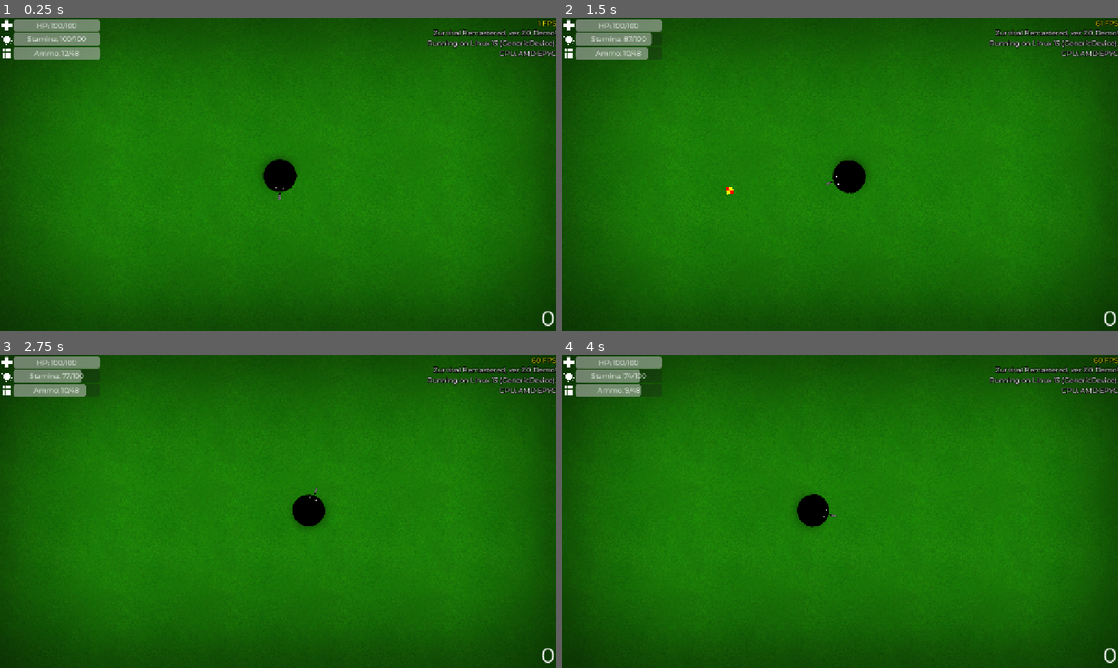
Above: before the commit, frames 1-4 (two rows, left to right).
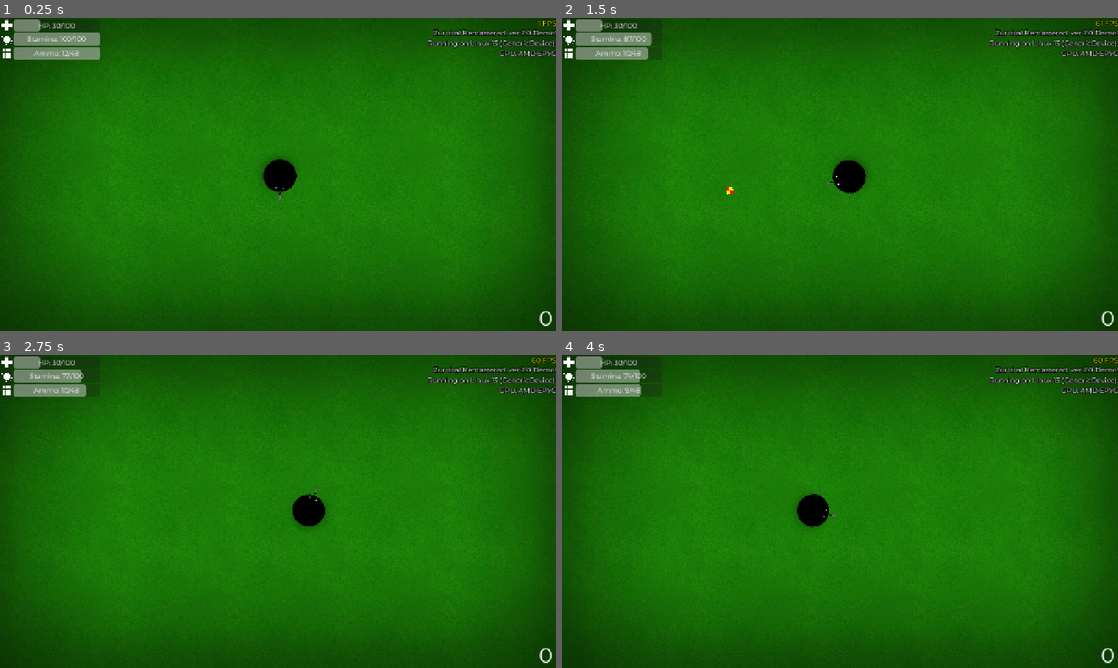
Above: after the commit, the same moments.

Repository: klodskateam/zurvival-remastered
Game: Godot game, scene res://game.tscn
The game is run twice, just before and just after one commit, with the same random seed, the same clock (stepped at 60 frames per second) and the same inputs. This scene is started directly instead of the project's main scene.
Inputs (mouse positions are in pixels of both pictures, inside the frame that each line leads up to):
- Up to frame 1 (0.25 s): no input
- Up to frame 2 (1.5 s): move the mouse to (962, 158) at 0.52 s; hold D (right) 0.53-1.25 s; hold Shift (run) 0.53-1.25 s; click (962, 158) at 0.67 s; drag from (728, 190) to (812, 237) at 1.27 s
- Up to frame 3 (2.75 s): move the mouse to (333, 442) at 2.02 s; hold D (right) from 2.03 s (still down); hold Shift (run) from 2.03 s (still down)
- Up to frame 4 (4 s): release D (right) at 2.75 s; release Shift (run) at 2.75 s; drag from (812, 574) to (673, 464) at 2.77 s; move the mouse to (1006, 558) at 3.52 s; hold A (left) from 3.53 s (still down); hold Shift (run) from 3.53 s (still down)

The runs differ from the first frame. In frame 1, 0.5% of the frame differs, in the area x 6-100%, y 0-99%; in frame 2, 0.5%; in frame 3, 0.5%; in frame 4, 0.5%.
Error in both runs: Invalid type in function 'set_locale' in base 'TranslationServer'. Cannot convert argument 1 from Nil to String. (res://global.gd:24)

Commit message:
Красни! PLUS
С АНИМАЦИЕЙ!

Diff:
--- a/player.gd
+++ b/player.gd
@@ -19,7 +19,7 @@
 var BULLETS = 12
 var ZAPAS_BULLETS = 48
 var DELAY = 0
-var HEALTH = 100
+var HEALTH = 30
 @export var MAX_HEALTH = 100
 @export var MAX_BULLETS = 12
 var SCORE = 0
@@ -103,6 +103,10 @@
 		$Person.queue_free()
 		$"../GameOver".show()
 		$"../GameOver".set_scores()
+	if (HEALTH <= 20):
+		$"../UI/VignetteRed".lowhealth = true
+	else:
+		$"../UI/VignetteRed".lowhealth = false
 
 
 
--- a/ui.tscn
+++ b/ui.tscn
@@ -1,10 +1,51 @@
-[gd_scene load_steps=7 format=3 uid="uid://bshfbsu15v3v1"]
+[gd_scene load_steps=12 format=3 uid="uid://bshfbsu15v3v1"]
 
 [ext_resource type="Theme" uid="uid://d2wr8qi0mdxxq" path="res://ui.tres" id="1_3mkkl"]
 [ext_resource type="Texture2D" uid="uid://ccrwp3ybxv88m" path="res://Resources/vignette_black.png" id="1_ibotj"]
+[ext_resource type="Texture2D" uid="uid://duplt3pxkstqo" path="res://Resources/vignette_red.png" id="1_y4yjw"]
 [ext_resource type="Texture2D" uid="uid://nnwpet7egxrr" path="res://Resources/ui_stuff_lol/speed.png" id="2_iev70"]
+[ext_resource type="Script" uid="uid://1tecp1t17agd" path="res://vignette.gd" id="2_waa4j"]
 [ext_resource type="Texture2D" uid="uid://66com61wgllf" path="res://Resources/ui_stuff_lol/bullets.png" id="3_qg45p"]
 [ext_resource type="Texture2D" uid="uid://nmdal2gs2k1d" path="res://Resources/ui_stuff_lol/health.png" id="4_4pw5h"]
+
+[sub_resource type="Animation" id="Animation_y4yjw"]
+resource_name = "lowhealth_anim"
+length = 3.5
+loop_mode = 1
+step = 0.1
+tracks/0/type = "value"
+tracks/0/imported = false
+tracks/0/enabled = true
+tracks/0/path = NodePath(".:scale")
+tracks/0/interp = 1
+tracks/0/loop_wrap = true
+tracks/0/keys = {
+"times": PackedFloat32Array(0, 1, 3.5),
+"transitions": PackedFloat32Array(0.707106, 1.93187, 1),
+"update": 0,
+"values": [Vector2(1, 1), Vector2(1.10312, 1.16111), Vector2(1.00078, 1)]
+}
+
+[sub_resource type="Animation" id="Animation_waa4j"]
+length = 0.001
+tracks/0/type = "value"
+tracks/0/imported = false
+tracks/0/enabled = true
+tracks/0/path = NodePath(".:scale")
+tracks/0/interp = 1
+tracks/0/loop_wrap = true
+tracks/0/keys = {
+"times": PackedFloat32Array(0),
+"transitions": PackedFloat32Array(1),
+"update": 0,
+"values": [Vector2(1, 1)]
+}
+
+[sub_resource type="AnimationLibrary" id="AnimationLibrary_ok7cu"]
+_data = {
+&"RESET": SubResource("Animation_waa4j"),
+&"lowhealth_anim": SubResource("Animation_y4yjw")
+}
 
 [sub_resource type="LabelSettings" id="LabelSettings_y7fw5"]
 font_size = 48
@@ -15,6 +56,16 @@
 z_index = -5
 position = Vector2(640, 360)
 texture = ExtResource("1_ibotj")
+
+[node name="VignetteRed" type="Sprite2D" parent="."]
+position = Vector2(639.5, 360)
+texture = ExtResource("1_y4yjw")
+script = ExtResource("2_waa4j")
+
+[node name="AnimationPlayer" type="AnimationPlayer" parent="VignetteRed"]
+libraries = {
+&"": SubResource("AnimationLibrary_ok7cu")
+}
 
 [node name="SpeedBar" type="ProgressBar" parent="."]
 offset_left = 30.0
@@ -93,9 +144,9 @@
 anchor_top = 1.0
 anchor_right = 1.0
 anchor_bottom = 1.0
-offset_left = -334.0
+offset_left = -339.0
 offset_top = -60.0
-offset_right = -3.0
+offset_right = -8.0
 grow_horizontal = 0
 grow_vertical = 0
 theme = ExtResource("1_3mkkl")
--- /dev/null
+++ b/vignette.gd
@@ -0,0 +1,12 @@
+extends Sprite2D
+@onready var vignettered = $"./VignetteRed"
+@onready var anim = $AnimationPlayer
+var lowhealth = false
+
+func _process(delta: float) -> void:
+	if (lowhealth != false):
+		show()
+		anim.play("lowhealth_anim")
+	else:
+		anim.stop()
+		hide()
Binary file changed: Resources/vignette_red.png
Not shown, changed: Resources/vignette_red.png.import
Not shown, added: vignette.gd.uid
